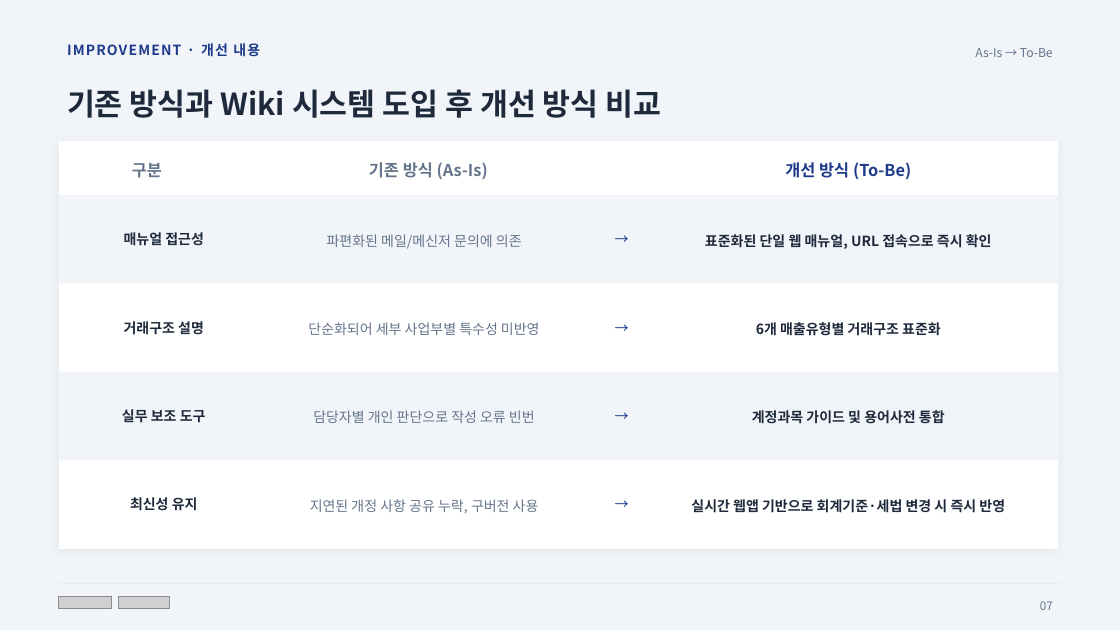
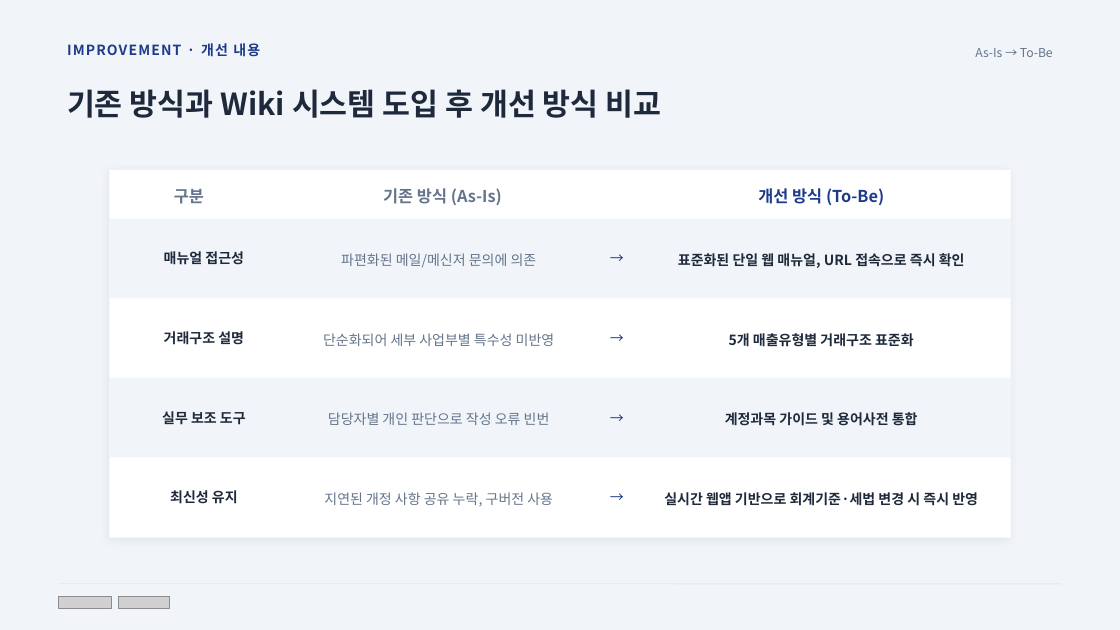
Before and after one commit to mdj11-netizen/vs-code, a slide deck: slide 17 of 과제pt/PPT/최종발표_회계Wiki구축_문동진_v2.pptx (slide 9 before the commit). Drawn at 1120x630 pixels with LibreOffice and Linux fonts; fonts in the diff are those of the drawing; grey boxes stand for pictures; background and template pictures are left out. Boxes give left, top, right and bottom in pixels: in the first picture for what was removed or moved away, otherwise in the second. Text is boxed around its words. In the diff, an @@ line names an element or a change of style, - is before the commit and + after.

```diff
--- a/과제pt/PPT/최종발표_회계Wiki구축_문동진_v2.pptx
+++ b/과제pt/PPT/최종발표_회계Wiki구축_문동진_v2.pptx
@@ rectangle: place and size @@
-rectangle at <box>59,141,1059,549</box>
+rectangle at <box>109,170,1011,538</box>
@@ text "구분": place and size @@
-text "구분" at <box>132,163,162,178</box>
+text "구분" at <box>174,189,204,204</box>
@@ text "기존 방식 (As-Is)": place and size @@
-text "기존 방식 (As-Is)" at <box>369,162,488,179</box>
+text "기존 방식 (As-Is)" at <box>383,188,502,205</box>
@@ text "개선 방식 (To-Be)": place and size @@
-text "개선 방식 (To-Be)" at <box>785,162,911,179</box>
+text "개선 방식 (To-Be)" at <box>758,188,884,205</box>
@@ rectangle: place and size @@
-rectangle at <box>59,195,1059,283</box>
+rectangle at <box>109,218,1011,298</box>
@@ text "매뉴얼 접근성": place and size @@
-text "매뉴얼 접근성" at <box>124,232,204,246</box>
+text "매뉴얼 접근성" at <box>164,251,244,265</box>
@@ text "파편화된 메일/메신저 문의에 의존": place and size @@
-text "파편화된 메일/메신저 문의에 의존" at <box>327,234,522,249</box>
+text "파편화된 메일/메신저 문의에 의존" at <box>341,253,537,268</box>
@@ text "→" rewrapped from <box>605,195,639,283</box> to <box>602,218,632,298</box> @@
@@ text "표준화된 단일 웹 매뉴얼, URL ...": place and size @@
-text "표준화된 단일 웹 매뉴얼, URL ..." at <box>705,232,992,250</box>
+text "표준화된 단일 웹 매뉴얼, URL ..." at <box>678,251,965,269</box>
@@ text "거래구조 설명": place and size @@
-text "거래구조 설명" at <box>124,321,204,335</box>
+text "거래구조 설명" at <box>164,331,244,345</box>
@@ text "단순화되어 세부 사업부별 특수성 미반영": place and size @@
-text "단순화되어 세부 사업부별 특수성 미반영" at <box>308,322,540,335</box>
+text "단순화되어 세부 사업부별 특수성 미반영" at <box>323,333,555,346</box>
@@ text "→" rewrapped from <box>605,283,639,371</box> to <box>602,298,632,378</box> @@
@@ text at <box>729,333,914,347</box>: text changed @@
-6개 매출유형별 거래구조 표준화
+5개 매출유형별 거래구조 표준화
@@ rectangle: place and size @@
-rectangle at <box>59,371,1059,460</box>
+rectangle at <box>109,378,1011,458</box>
@@ text "실무 보조 도구": place and size @@
-text "실무 보조 도구" at <box>122,409,206,423</box>
+text "실무 보조 도구" at <box>162,411,246,425</box>
@@ text "담당자별 개인 판단으로 작성 오류 ...": place and size @@
-text "담당자별 개인 판단으로 작성 오류 ..." at <box>313,410,535,423</box>
+text "담당자별 개인 판단으로 작성 오류 ..." at <box>328,412,550,425</box>
@@ text "→" rewrapped from <box>605,371,639,460</box> to <box>602,378,632,458</box> @@
@@ text "계정과목 가이드 및 용어사전 통합" rewrapped from <box>752,409,945,427</box> to <box>725,412,918,426</box> @@
@@ text "최신성 유지": place and size @@
-text "최신성 유지" at <box>130,497,198,511</box>
+text "최신성 유지" at <box>170,490,238,504</box>
@@ text "지연된 개정 사항 공유 누락, ...": place and size @@
-text "지연된 개정 사항 공유 누락, ..." at <box>310,499,539,513</box>
+text "지연된 개정 사항 공유 누락, ..." at <box>324,492,553,507</box>
@@ text "→" rewrapped from <box>605,460,639,548</box> to <box>602,457,632,537</box> @@
@@ text "실시간 웹앱 기반으로 회계기준·세법 변경 ...": place and size @@
-text "실시간 웹앱 기반으로 회계기준·세법 변경 ..." at <box>691,497,1005,515</box>
+text "실시간 웹앱 기반으로 회계기준·세법 변경 ..." at <box>664,490,978,508</box>
@@ text removed at <box>1040,601,1053,610</box> @@
-07
```
Also in this commit, not shown: 12 other slides changed, 15 slides added, 2 slides removed, 6 other files.
